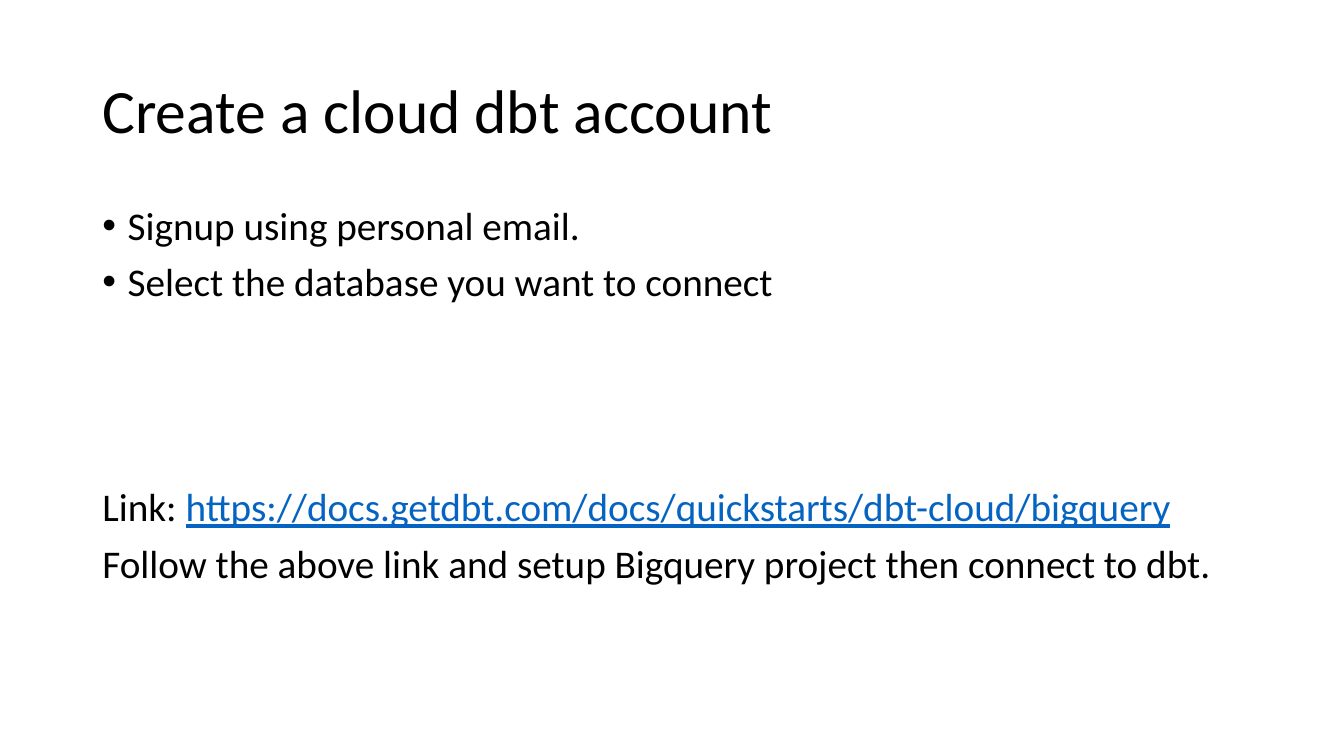
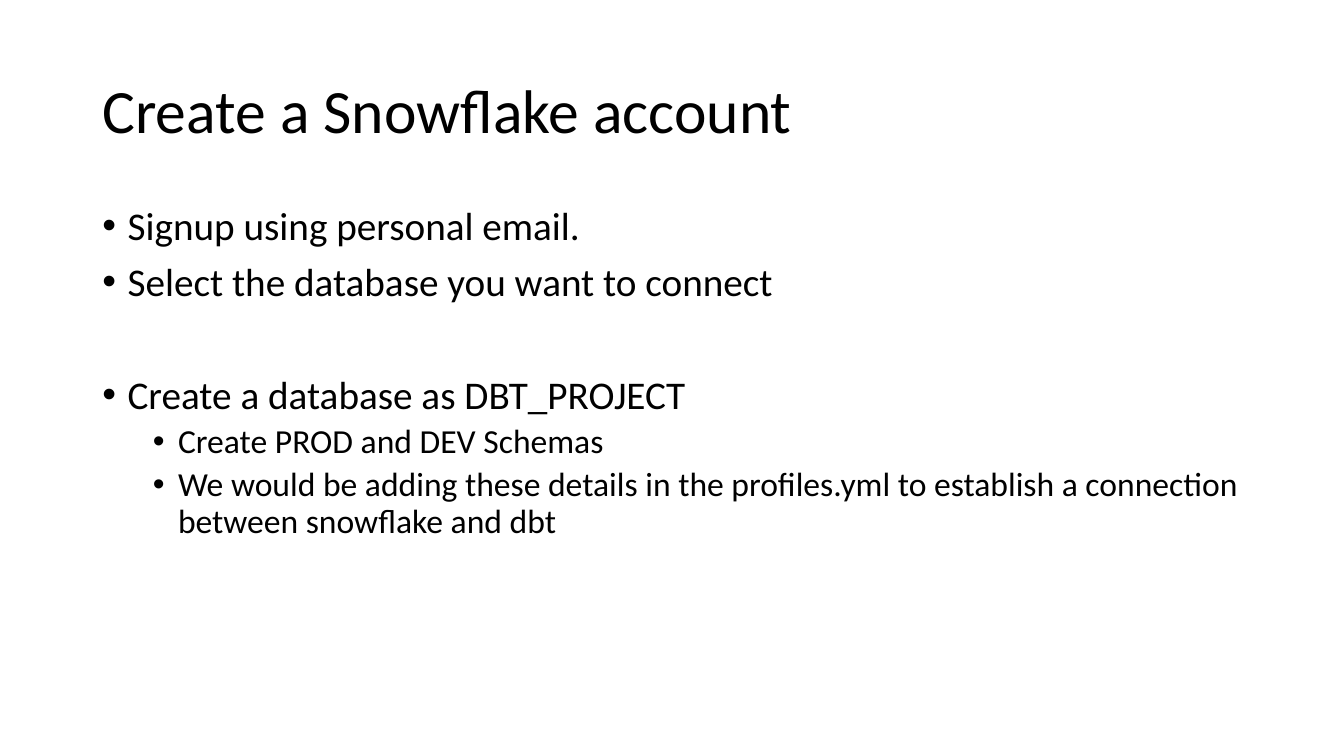
Before and after one commit to Amar-AIcloud/dbt_snowflake, a slide deck: slide 7 of DBT training.pptx. Drawn at 1344x756 pixels with LibreOffice and Linux fonts; fonts in the diff are those of the drawing. Boxes give left, top, right and bottom in pixels: in the first picture for what was removed or moved away, otherwise in the second. Text is boxed around its words. In the diff, an @@ line names an element or a change of style, - is before the commit and + after.

```diff
--- a/DBT training.pptx
+++ b/DBT training.pptx
@@ title at (102,90,791,134): text changed @@
-Create a cloud dbt account
+Create a Snowflake account
@@ text at (128,381,1237,534): text changed; size 28 to 24 pt @@
-Link: https://docs.getdbt.com/docs/quickstarts/dbt-cloud/bigquery
-Follow the above link and setup Bigquery project then connect to dbt.
+• Create a database as DBT_PROJECT
+  • Create PROD and DEV Schemas
+  • We would be adding these details in the profiles.yml to establish a connection between snowflake and dbt
```
Also in this commit, not shown: 4 other slides changed, 1 slide added, 2 slides removed, 8 other files.
